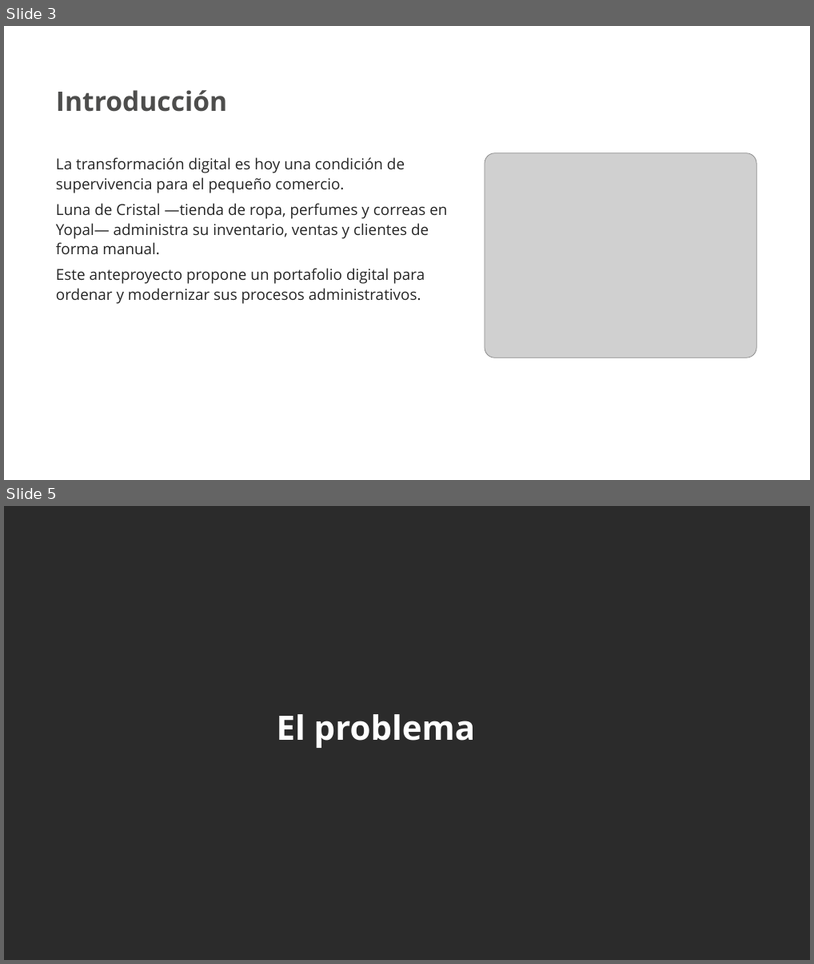
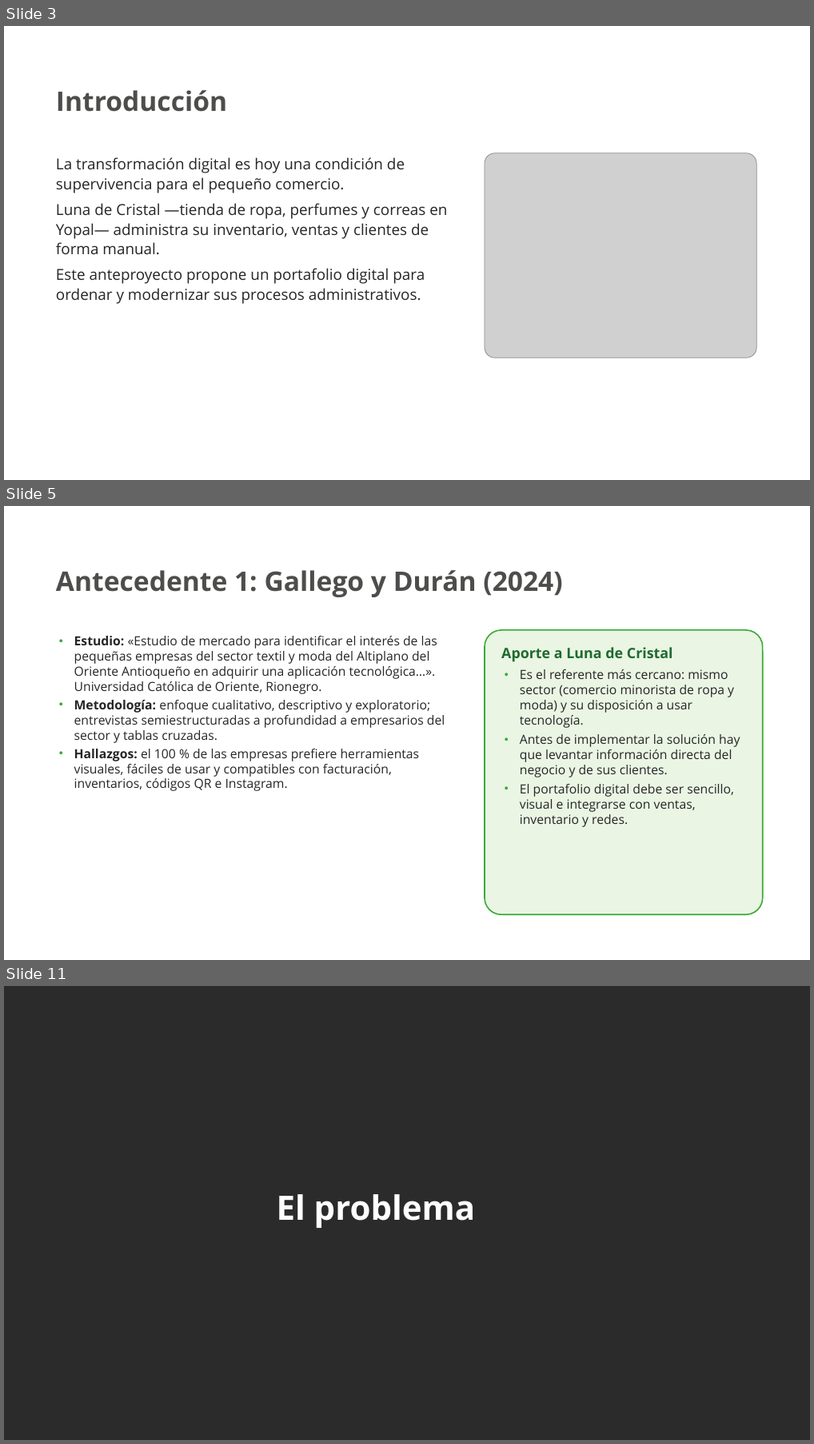
Before and after one commit to nayraclaud-glitch/Trabjo-De-eEstudio, a slide deck: Luna_de_Cristal_Presentacion_SENA.pptx. Shown one above the other, each under a label of ours: slides 3 and 5 before the commit, slides 3, 5 and 11 after it; the slides between them are not shown. The pictures are 814x964 and 814x1444 pixels, drawn with LibreOffice and Linux fonts; fonts in the diff are those of the drawing; grey boxes stand for pictures; background and template pictures are left out; a plain dark background stands for a picture behind light text. Boxes give left, top, right and bottom in pixels: in the first picture for what was removed or moved away, otherwise in the second. Text is boxed around its words. In the diff, an @@ line names an element or a change of style, - is before the commit and + after.

```diff
--- a/Luna_de_Cristal_Presentacion_SENA.pptx
+++ b/Luna_de_Cristal_Presentacion_SENA.pptx
@@ slide 5 added at (4, 506, 810, 960), background picture (left out) @@
@@ text added at (56, 570, 562, 597), 32 pt, text #4D4D4C, bold @@
+Antecedente 1: Gallego y Durán (2024)
@@ text added at (74, 636, 445, 791), 15 pt, text #262626 @@
+• Estudio: «Estudio de mercado para identificar el interés de las pequeñas empresas del sector textil y moda del Altiplano del Oriente Antioqueño en adquirir una aplicación tecnológica…». Universidad Católica de Oriente, Rionegro.
+• Metodología: enfoque cualitativo, descriptivo y exploratorio; entrevistas semiestructuradas a profundidad a empresarios del sector y tablas cruzadas.
+• Hallazgos: el 100 % de las empresas prefiere herramientas visuales, fáciles de usar y compatibles con facturación, inventarios, códigos QR e Instagram.
@@ rounded rectangle added at (485, 630, 763, 914), fill #EAF5E4, outline #39A935 1.5 pt, 15 pt, text #262626 @@
+Aporte a Luna de Cristal
+• Es el referente más cercano: mismo sector (comercio minorista de ropa y moda) y su disposición a usar tecnología.
+• Antes de implementar la solución hay que levantar información directa del negocio y de sus clientes.
+• El portafolio digital debe ser sencillo, visual e integrarse con ventas, inventario y redes.
@@ what was slide 5 is now slide 11 @@
```
Also in this commit, not shown: 2 slides changed, 7 other slides added.
